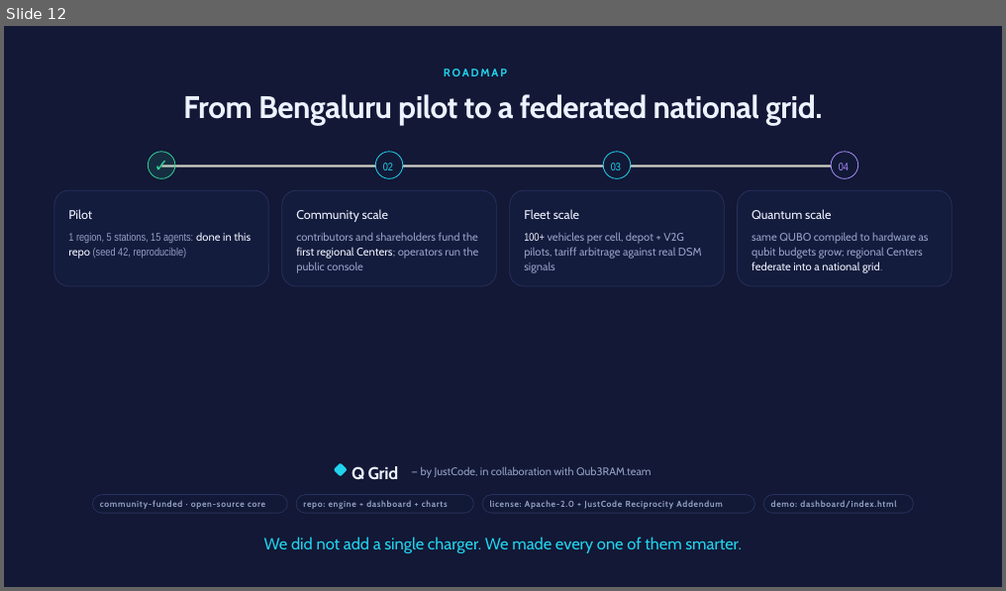
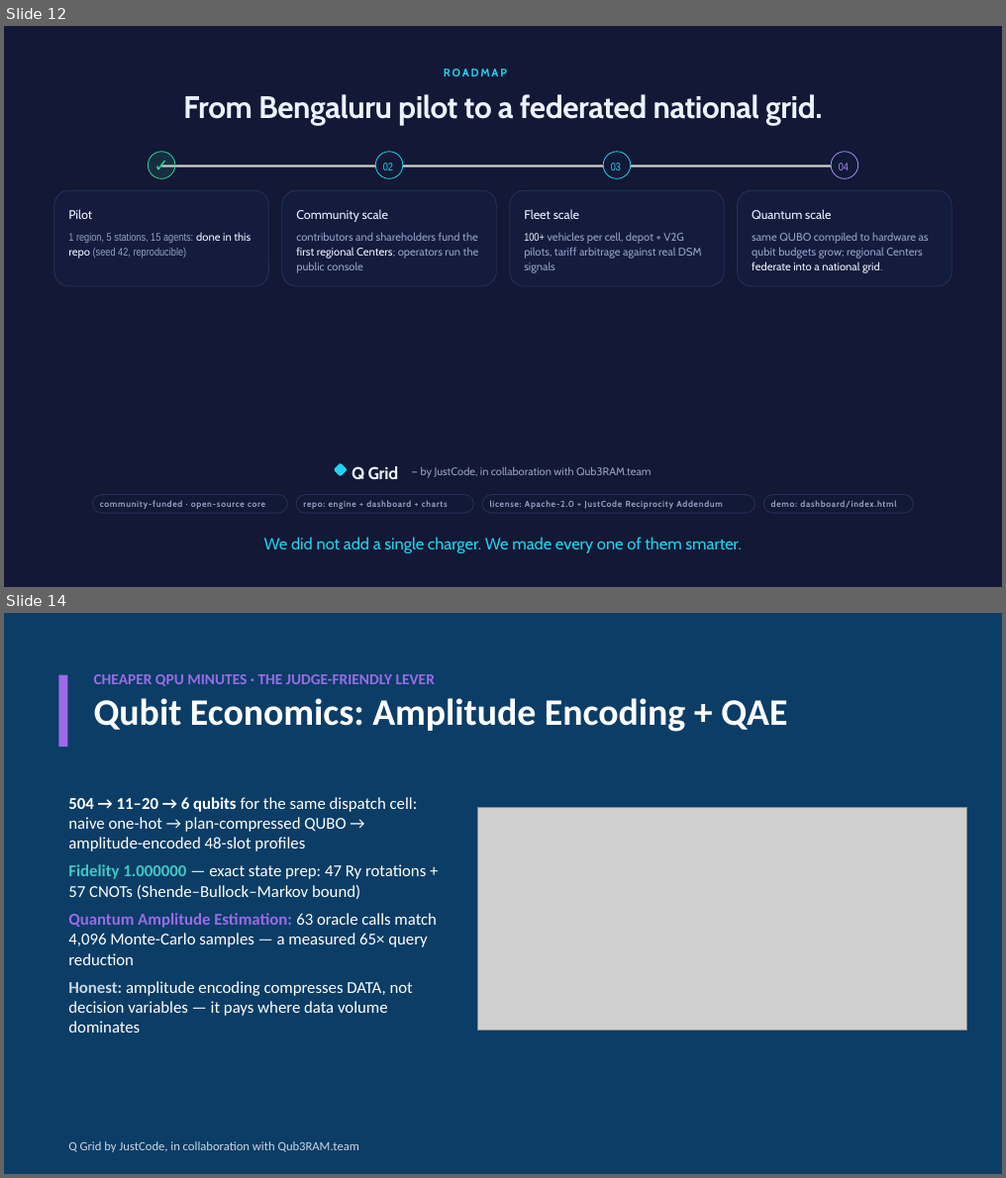
Before and after one commit to Aghosh-mv/Q-Grid, a slide deck: pitch/Q-Grid_Pitch.pptx. Shown one above the other, each under a label of ours: slide 12 before the commit, slides 12 and 14 after it; the slides between them are not shown. The pictures are 1006x591 and 1006x1178 pixels, drawn with LibreOffice and Linux fonts; fonts in the diff are those of the drawing; grey boxes stand for pictures; background and template pictures are left out. Boxes give left, top, right and bottom in pixels: in the first picture for what was removed or moved away, otherwise in the second. Text is boxed around its words. In the diff, an @@ line names an element or a change of style, - is before the commit and + after.

Commit message:
docs+slides: 4 new deck slides (dual-track year, qubit economics, privacy, 10 limitations) -> 16-slide deck; preview PDF refreshed; LIMITATIONS placeholder-free

```diff
--- a/pitch/Q-Grid_Pitch.pptx
+++ b/pitch/Q-Grid_Pitch.pptx
@@ slide 14 added at [4,613,1002,1174], background #FFFFFF @@
@@ rectangle added at [4,613,1002,1173], fill #0B3D66 @@
@@ rectangle added at [58,674,68,747], fill #9B6BE8 @@
@@ text added at [94,674,787,732], 11 pt, text #9B6BE8, bold @@
+CHEAPER QPU MINUTES · THE JUDGE-FRIENDLY LEVER
+Qubit Economics: Amplitude Encoding + QAE
@@ text added at [68,797,437,1033], 12 pt, text #FFFFFF @@
+504 → 11–20 → 6 qubits for the same dispatch cell: naive one-hot → plan-compressed QUBO → amplitude-encoded 48-slot profiles
+Fidelity 1.000000 — exact state prep: 47 Ry rotations + 57 CNOTs (Shende–Bullock–Markov bound)
+Quantum Amplitude Estimation: 63 oracle calls match 4,096 Monte-Carlo samples — a measured 65× query reduction
+Honest: amplitude encoding compresses DATA, not decision variables — it pays where data volume dominates
@@ picture added at [478,808,967,1031] @@
@@ text added at [68,1142,359,1153], 9 pt, text #C9D6E2 @@
+Q Grid by JustCode, in collaboration with Qub3RAM.team
```
Also in this commit, not shown: 3 other slides added, 2 other files.
